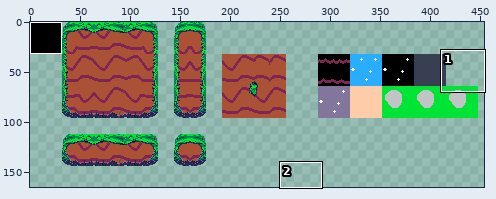
Pixel-art file -- Assets/Art/RawTileMap/BasicTileMap.aseprite. The first picture is a wide view before the edit; the outline marks the close-up.
Close-up. Before:
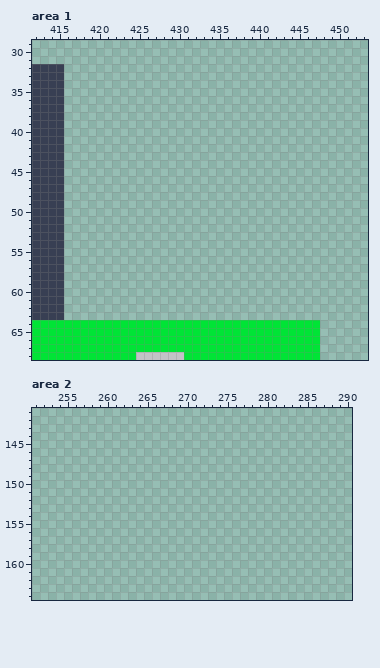
512x512 pixels, 1 frame. Pixels under 10% opacity are left out. Shown: area 1: x 412..453, y 29..68; area 2: x 251..290, y 141..164. The wide view leaves out empty margins.
New version:
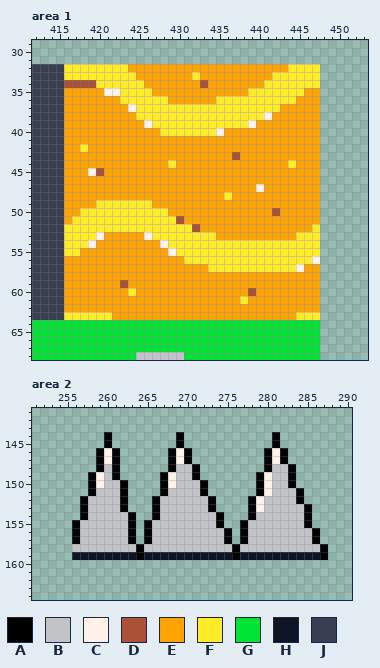
Palette (. is transparent): A #000000  B #c2c3c7  C #fff1e8  D #ab5236  E #ffa300  F #ffec27  G #00e436  H #0d1426  J #383f53
Change:
Changed rows in their new state; - is an unchanged pixel.
Area 1:
first column x 416:
32 FFFFFFFFEEEEEEEEEEEEEEEEEEEEFFFF
33 FFFFFFFFFEEEEEEEFEEEEEEEEEFFFFFF
34 DDDDFFFFFFEEEEEEEDEEEEEEEFFFFFFF
35 EEEEECCFFFFEEEEEEEEEEEEFFFFFFFEE
36 EEEEEEEFFFFFFEEEEEEFFFFFFFFFFEEE
37 EEEEEEEECFFFFFFFFFFFFFFFFFFEEEEE
38 EEEEEEEEEFFFFFFFFFFFFFFFFCEEEEEE
39 EEEEEEEEEECFFFFFFFFFFFFCEEEEEEEE
40 EEEEEEEEEEEEFFFFFFFCEEEEEEEEEEEE
41 EEEEEEEEEEEEEEEEEEEEEEEEEEEEEEEE
42 EEFEEEEEEEEEEEEEEEEEEEEEEEEEEEEE
43 EEEEEEEEEEEEEEEEEEEEEDEEEEEEEEEE
44 EEEEEEEEEEEEEFEEEEEEEEEEEEEEFEEE
45 EEECDEEEEEEEEEEEEEEEEEEEEEEEEEEE
46 EEEEEEEEEEEEEEEEEEEEEEEEEEEEEEEE
47 EEEEEEEEEEEEEEEEEEEEEEEECEEEEEEE
48 EEEEEEEEEEEEEEEEEEEEFEEEEEEEEEEE
49 EEEEFFFFFFFEEEEEEEEEEEEEEEEEEEEE
50 EEFFFFFFFFFFFEEEEEEEEEEEEEDEEEEE
51 EFFFFFFFFFFFFFDEEEEEEEEEEEEEEEEE
52 FFFFFFFFFFFFFFFFDEEEEEEEEEEEEEEF
53 FFFFCEEEEECFFFFFFFFEEEEEEEEEEFFF
54 FFFCEEEEEEEECFFFFFFFFFFFFFFFFFFF
55 FFEEEEEEEEEEECFFFFFFFFFFFFFFFFFF
56 EEEEEEEEEEEEEEEFFFFFFFFFFFFFFFFC
57 EEEEEEEEEEEEEEEEEEFFFFFFFFFFFCEE
58 EEEEEEEEEEEEEEEEEEEEEEEEEEEEEEEE
59 EEEEEEEDEEEEEEEEEEEEEEEEEEEEEEEE
60 EEEEEEEEFEEEEEEEEEEEEEEDEEEEEEEE
61 EEEEEEEEEEEEEEEEEEEEEEFEEEEEEEEE
62 EEEEEEEEEEEEEEEEEEEEEEEEEEEEEEEE
63 FFFFFFEEEEEEEEEEEEEEEEEEEEEEEFFF
Area 2:
first column x 256:
144 ----A--------A-----------A------
145 ----A--------A-----------A------
146 ---ACA------ACA---------ACA-----
147 ---ACA------ACA---------ACA-----
148 ---ABA------ABBA--------ABBA----
149 --ACBA-----ACBBA-------ACBBA----
150 --ACBBA----ACBBBA------ACBBA----
151 --ABBBA----ABBBBA------ACBBBA---
152 -ABBBBA---ABBBBBBA----ACBBBBA---
153 -ABBBBA---ABBBBBBA----ACBBBBBA--
154 -ABBBBBA--ABBBBBBBA---ABBBBBBA--
155 ABBBBBBA-ABBBBBBBBA--ABBBBBBBA--
156 ABBBBBBA-ABBBBBBBBBA-ABBBBBBBBA-
157 ABBBBBBA-ABBBBBBBBBA-ABBBBBBBBA-
158 BBBBBBBBABBBBBBBBBBBABBBBBBBBBBA
159 HHHHHHHHAHHHHHHHHHHHAHHHHHHHHHHA
Pixel boxes of the changes (left, top, right, bottom) in both close-ups:
added: (64, 64, 320, 320)
added: (72, 432, 328, 560)
